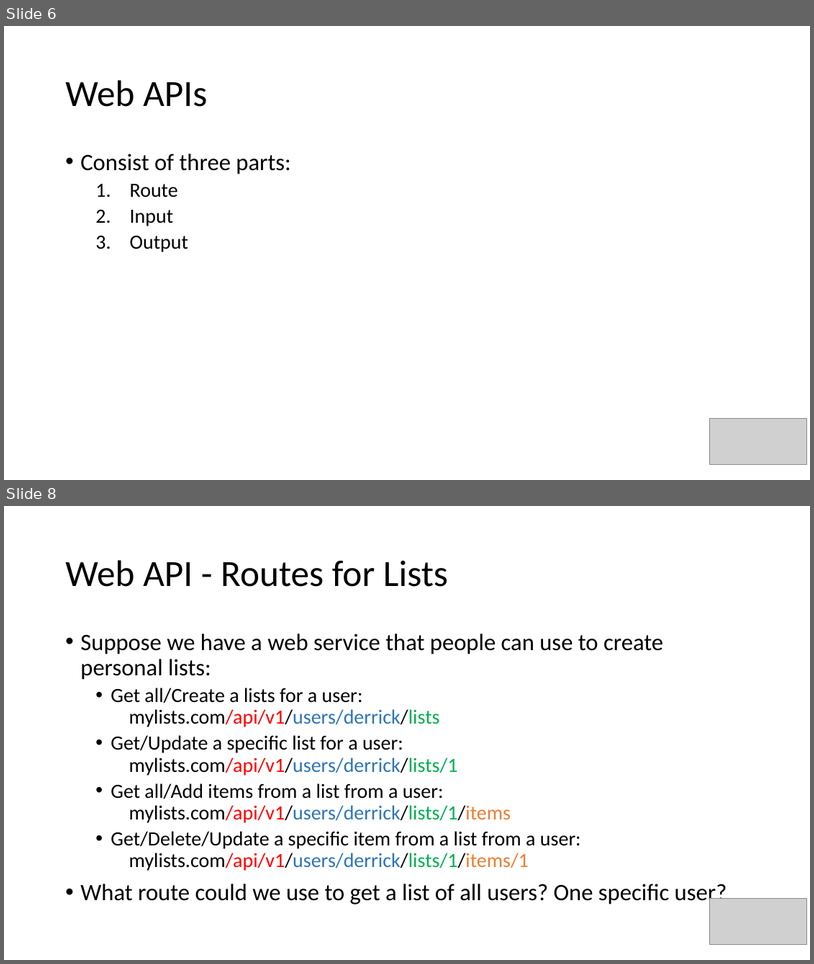
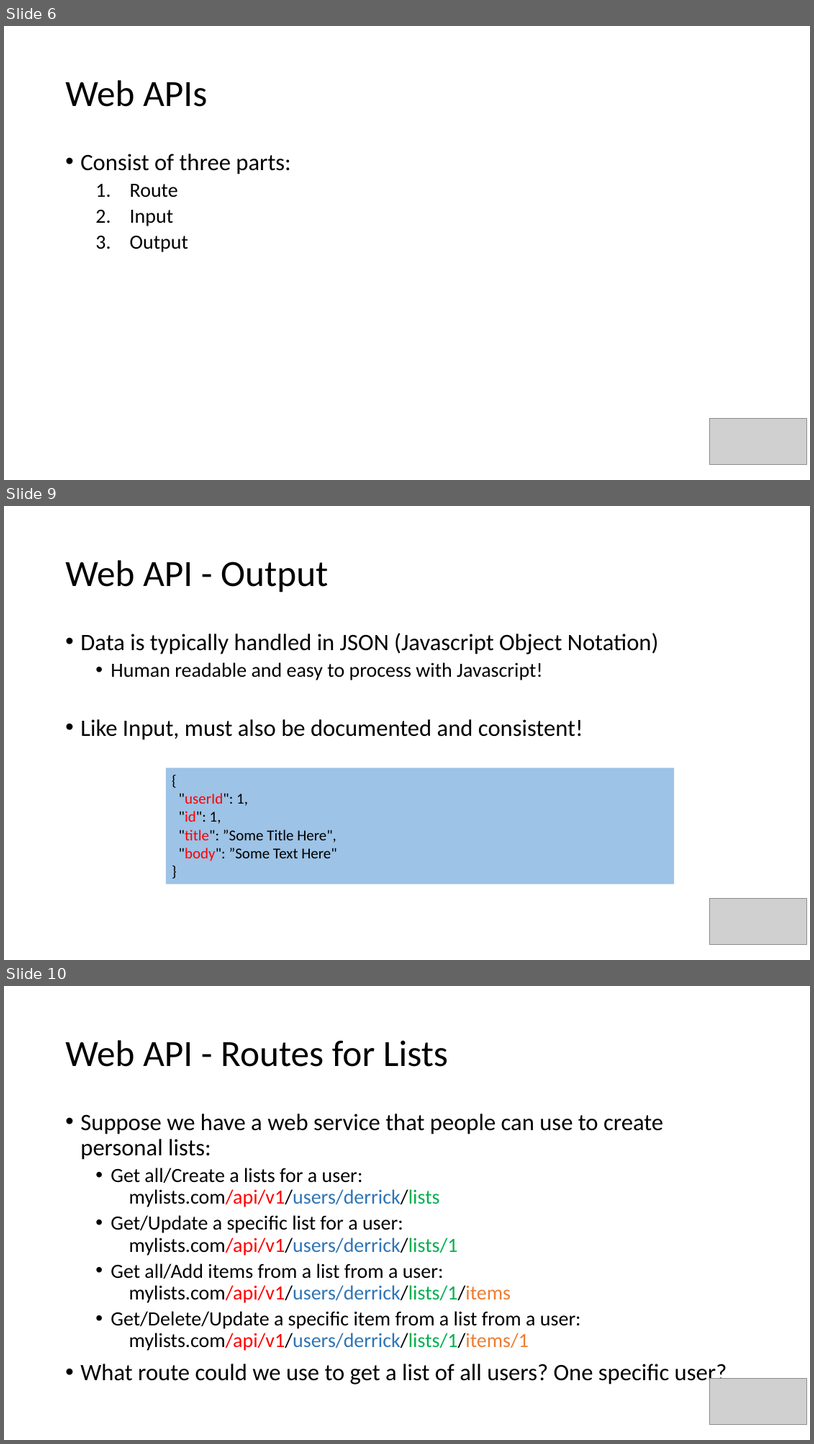
Before and after one commit to DerrickGold/Lightning-Talks, a slide deck: IntroductionAPI/ProgrammingAPI.pptx. Shown one above the other, each under a label of ours: slides 6 and 8 before the commit, slides 6, 9 and 10 after it; the slides between them are not shown. The pictures are 814x964 and 814x1444 pixels, drawn with LibreOffice and Linux fonts; fonts in the diff are those of the drawing; grey boxes stand for pictures. Boxes give left, top, right and bottom in pixels: in the first picture for what was removed or moved away, otherwise in the second. Text is boxed around its words. In the diff, an @@ line names an element or a change of style, - is before the commit and + after.

```diff
--- a/IntroductionAPI/ProgrammingAPI.pptx
+++ b/IntroductionAPI/ProgrammingAPI.pptx
@@ slide 9 added at [4, 506, 810, 960], background #FFFFFF @@
@@ title added at [65, 560, 328, 592], 44 pt, text #000000 @@
+Web API - Output
@@ text added at [80, 633, 659, 740], 28 pt, text #000000 @@
+• Data is typically handled in JSON (Javascript Object Notation)
+  • Human readable and easy to process with Javascript!
+• Like Input, must also be documented and consistent!
@@ rectangle added at [166, 768, 675, 884], fill #9DC3E6, 18 pt, text #000000 @@
+{
+"userId": 1,
+"id": 1,
+"title": ”Some Title Here",
+"body": ”Some Text Here"
+}
@@ picture added at [710, 898, 808, 944] @@
@@ what was slide 8 is now slide 10 @@
```
Also in this commit, not shown: 3 slides changed.
